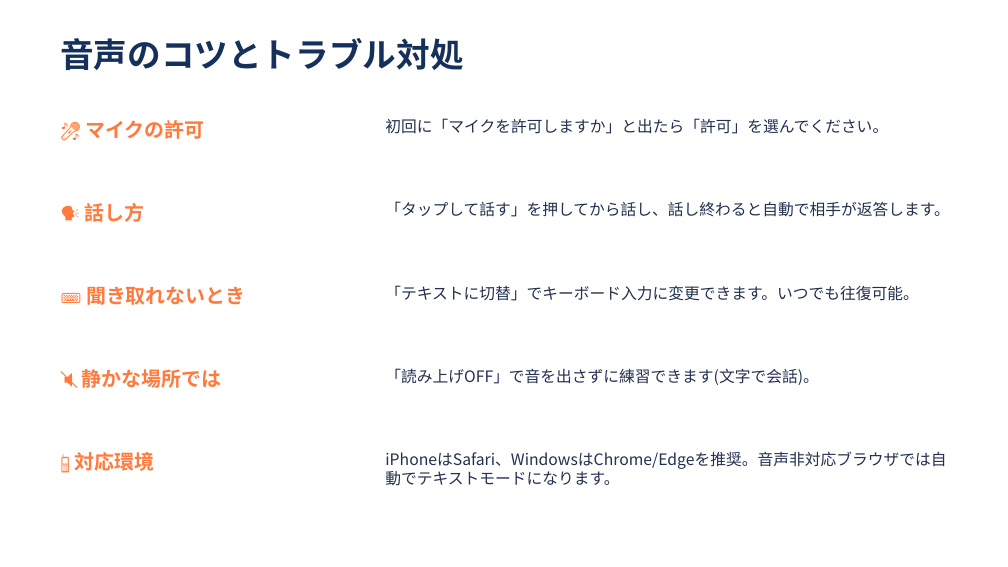
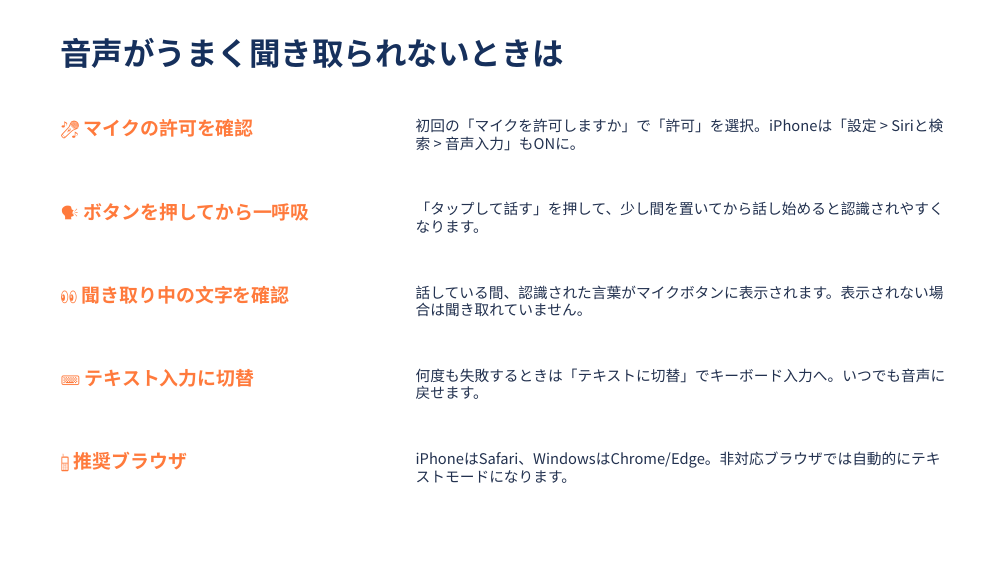
Before and after one commit to natatun1698/claude-code-on-the-web-html, a slide deck: slide 7 of sales-dojo/docs/商談ロープレ道場_初回利用ガイド.pptx (slide 5 before the commit). Drawn at 1008x567 pixels with LibreOffice and Linux fonts; fonts in the diff are those of the drawing. Boxes give left, top, right and bottom in pixels: in the first picture for what was removed or moved away, otherwise in the second. Text is boxed around its words. In the diff, an @@ line names an element or a change of style, - is before the commit and + after.

```diff
--- a/sales-dojo/docs/商談ロープレ道場_初回利用ガイド.pptx
+++ b/sales-dojo/docs/商談ロープレ道場_初回利用ガイド.pptx
@@ text at box(60, 38, 564, 68): text changed; size 32 to 30 pt @@
-音声のコツとトラブル対処
+音声がうまく聞き取られないときは
@@ text at box(84, 119, 254, 137): text changed; size 19 to 18 pt @@
-🎤 マイクの許可
+🎤 マイクの許可を確認
@@ text at box(416, 118, 877, 151): text changed; size 15 to 14 pt @@
-初回に「マイクを許可しますか」と出たら「許可」を選んでください。
+初回の「マイクを許可しますか」で「許可」を選択。iPhoneは「設定 > Siriと検索 > 音声入力」もONに。
@@ text at box(84, 203, 310, 221): text changed; size 19 to 18 pt @@
-🗣 話し方
+🗣 ボタンを押してから一呼吸
@@ text at box(416, 201, 944, 233): text changed; size 15 to 14 pt @@
-「タップして話す」を押してから話し、話し終わると自動で相手が返答します。
+「タップして話す」を押して、少し間を置いてから話し始めると認識されやすくなります。
@@ text at box(82, 286, 290, 304): text changed; size 19 to 18 pt @@
-⌨️ 聞き取れないとき
+👀 聞き取り中の文字を確認
@@ text added at box(416, 285, 944, 316), 14 pt, text #22314F @@
+話している間、認識された言葉がマイクボタンに表示されます。表示されない場合は聞き取れていません。
@@ text at box(85, 369, 255, 387): text changed; size 19 to 18 pt @@
-🔇 静かな場所では
+⌨️ テキスト入力に切替
@@ text removed at box(385, 368, 818, 385) @@
-「読み上げOFF」で音を出さずに練習できます(文字で会話)。
@@ text at box(416, 368, 946, 399): text changed; size 15 to 14 pt @@
-「テキストに切替」でキーボード入力に変更できます。いつでも往復可能。
+何度も失敗するときは「テキストに切替」でキーボード入力へ。いつでも音声に戻せます。
@@ text at box(74, 452, 187, 470): text changed; size 19 to 18 pt @@
-📱 対応環境
+📱 推奨ブラウザ
@@ text at box(416, 451, 941, 483): text changed; size 15 to 14 pt @@
-iPhoneはSafari、WindowsはChrome/Edgeを推奨。音声非対応ブラウザでは自動でテキストモードになります。
+iPhoneはSafari、WindowsはChrome/Edge。非対応ブラウザでは自動的にテキストモードになります。
```
Also in this commit, not shown: 3 other slides changed, 4 slides added, 2 slides removed, 4 other files.
